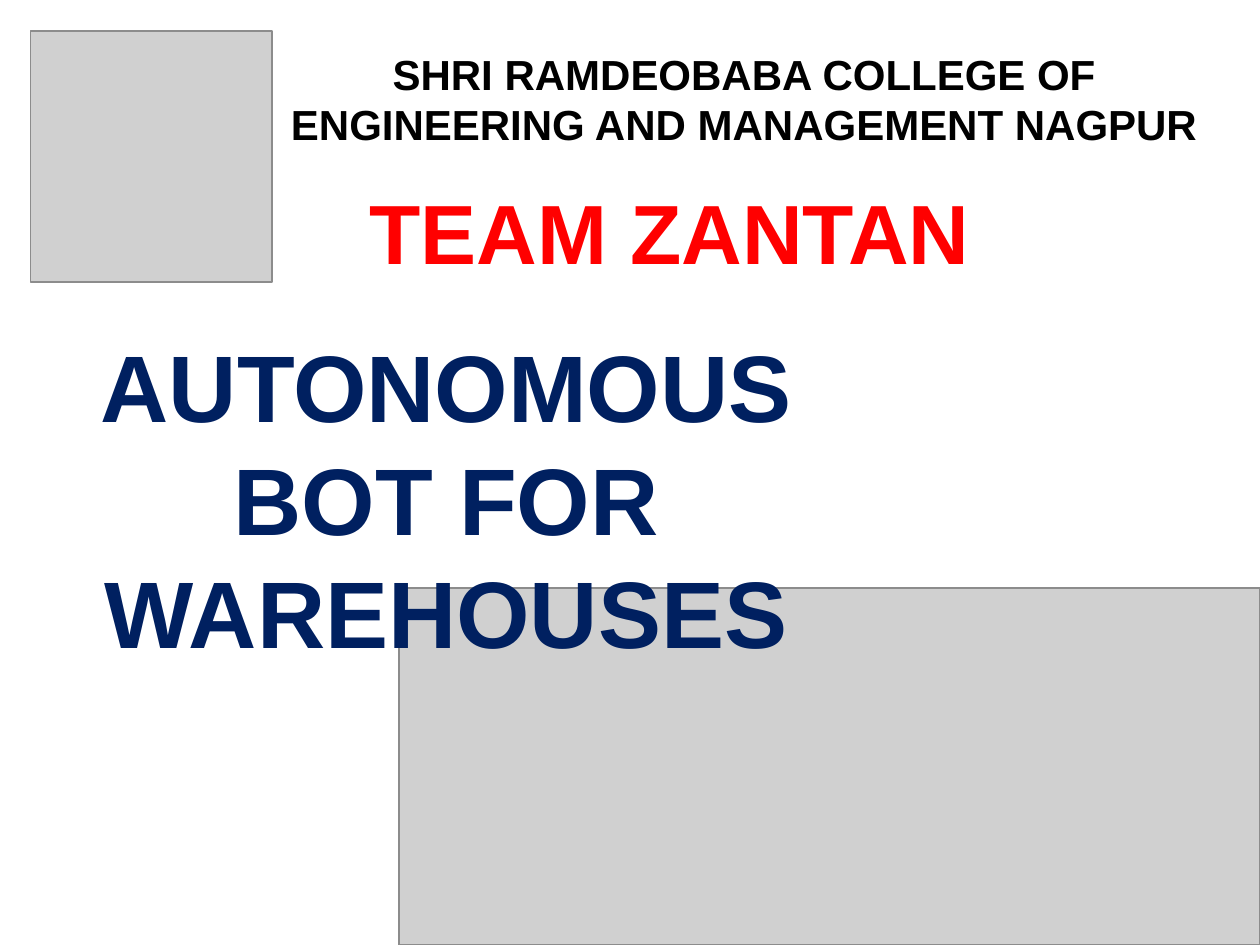
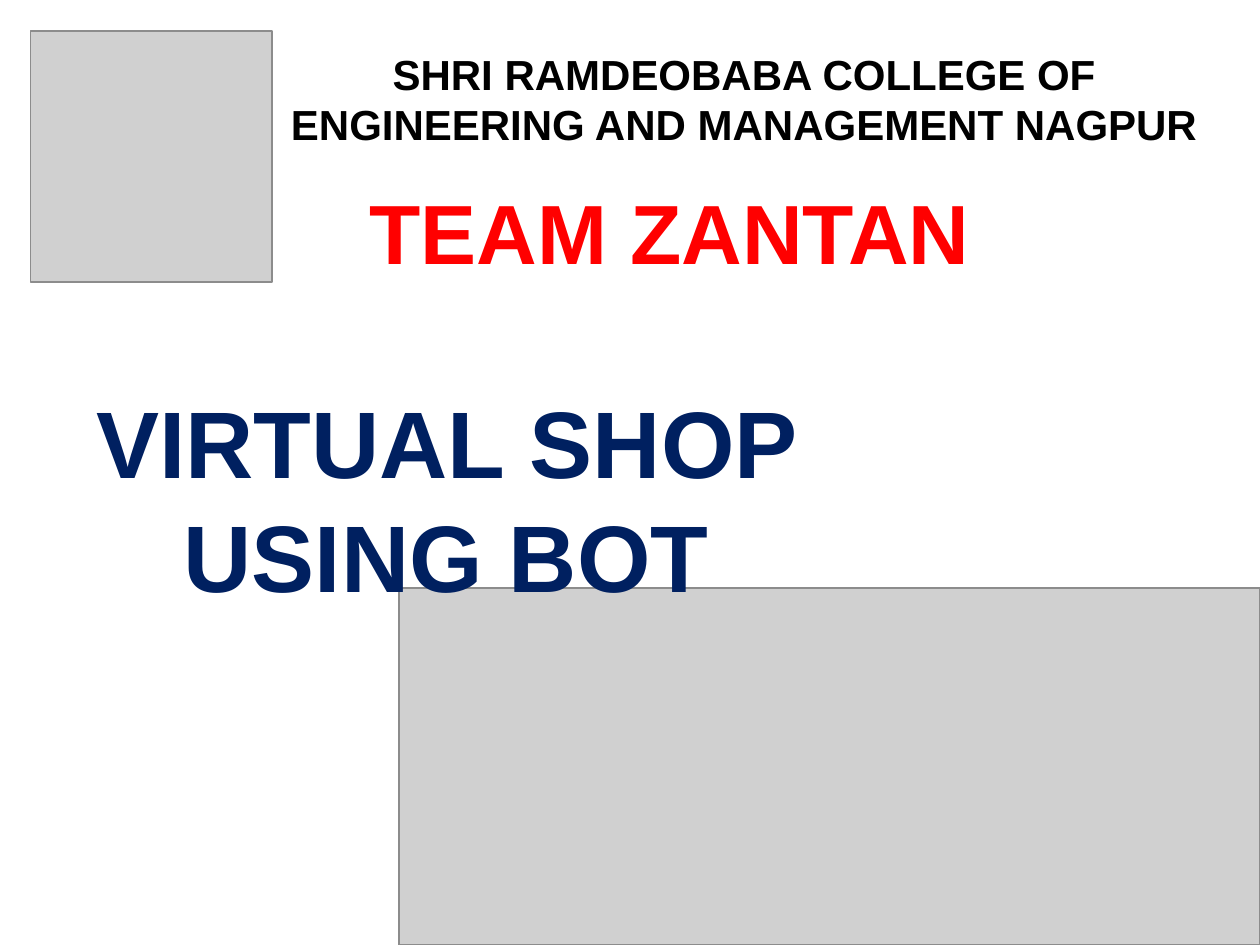
Before and after one commit to Zener786/BOTProjectTCS, a slide deck: slide 1 of AUTONOMOUS BOT FOR RETAIL.pptx. Drawn at 1260x945 pixels with LibreOffice and Linux fonts; fonts in the diff are those of the drawing; grey boxes stand for pictures; background and template pictures are left out. Boxes give left, top, right and bottom in pixels: in the first picture for what was removed or moved away, otherwise in the second. Text is boxed around its words. In the diff, an @@ line names an element or a change of style, - is before the commit and + after.

```diff
--- a/AUTONOMOUS BOT FOR RETAIL.pptx
+++ b/AUTONOMOUS BOT FOR RETAIL.pptx
@@ title at [96, 412, 798, 609]: text changed @@
-AUTONOMOUS BOT FOR WAREHOUSES
+VIRTUAL SHOP USING BOT
```
Also in this commit, not shown: 1 slide added.
